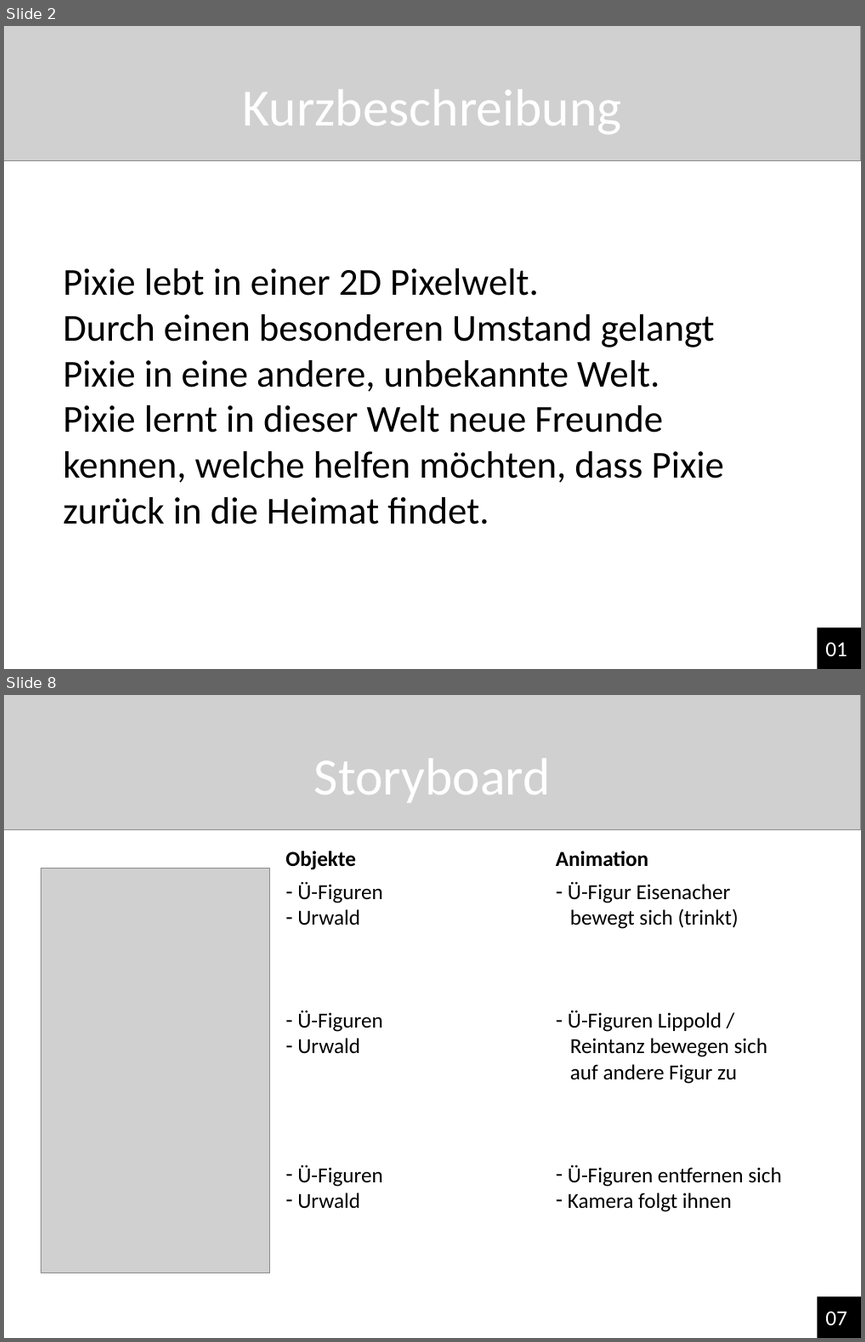
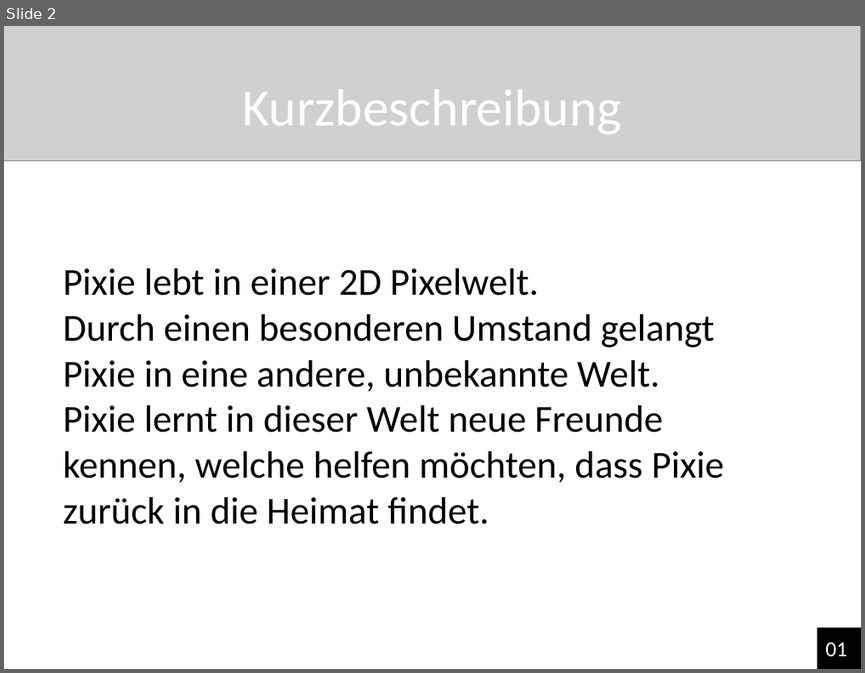
Before and after one commit to NReintanz/Pixie, a slide deck: 00_Organsiatorisches/Pixie‘s großes Abenteuer.pptx. Shown one above the other, each under a label of ours: slides 2 and 8 before the commit, slide 2 after it; the slides between them are not shown. The pictures are 865x1342 and 865x673 pixels, drawn with LibreOffice and Linux fonts; fonts in the diff are those of the drawing; grey boxes stand for pictures. Boxes give left, top, right and bottom in pixels: in the first picture for what was removed or moved away, otherwise in the second. Text is boxed around its words. In the diff, an @@ line names an element or a change of style, - is before the commit and + after.

```diff
--- a/00_Organsiatorisches/Pixie‘s großes Abenteuer.pptx
+++ b/00_Organsiatorisches/Pixie‘s großes Abenteuer.pptx
@@ slide 8 removed at box(4, 695, 861, 1338), background #FFFFFF @@
@@ picture removed at box(4, 695, 861, 829) @@
@@ title removed at box(314, 759, 551, 803) @@
-Storyboard
@@ picture removed at box(41, 868, 269, 1272) @@
@@ text removed at box(285, 851, 356, 870) @@
-Objekte
@@ text removed at box(556, 851, 648, 866) @@
-Animation
@@ text removed at box(297, 882, 382, 1208) @@
-– Ü-Figuren
-– Urwald
-– Ü-Figuren
-– Urwald
-– Ü-Figuren
-– Urwald
@@ text removed at box(568, 882, 781, 1212) @@
-– Ü-Figur Eisenacher
-bewegt sich (trinkt)
-– Ü-Figuren Lippold /
-Reintanz bewegen sich
-auf andere Figur zu
-– Ü-Figuren entfernen sich
-– Kamera folgt ihnen
@@ rectangle removed at box(817, 1297, 861, 1338) @@
@@ text removed at box(825, 1310, 847, 1325) @@
-07
```
Also in this commit, not shown: 5 slides changed, 1 slide added, 2 other slides removed.
